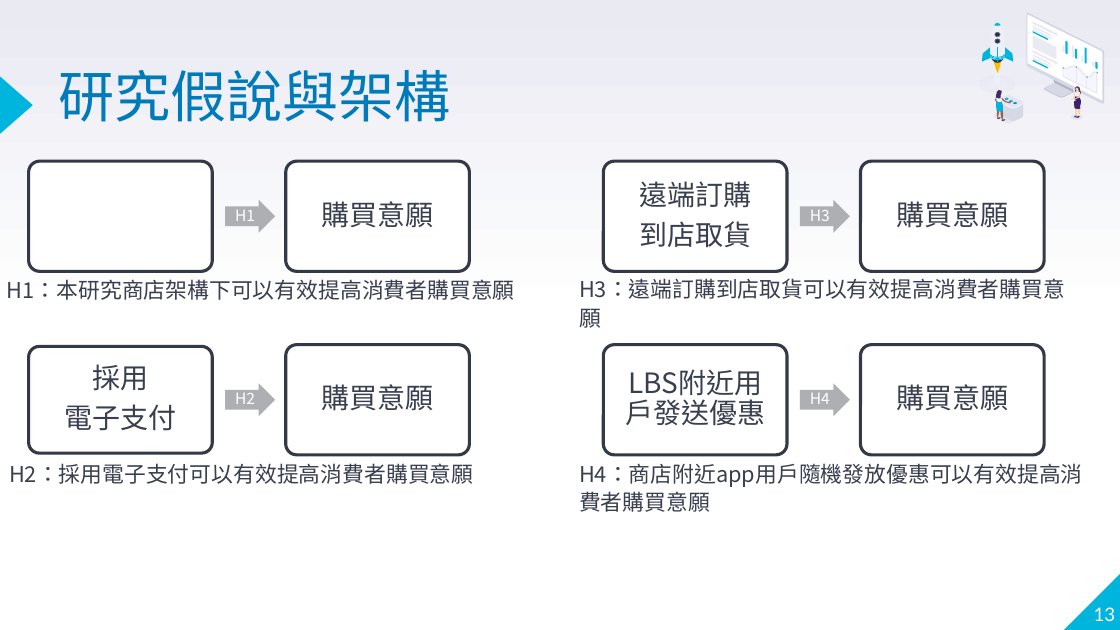
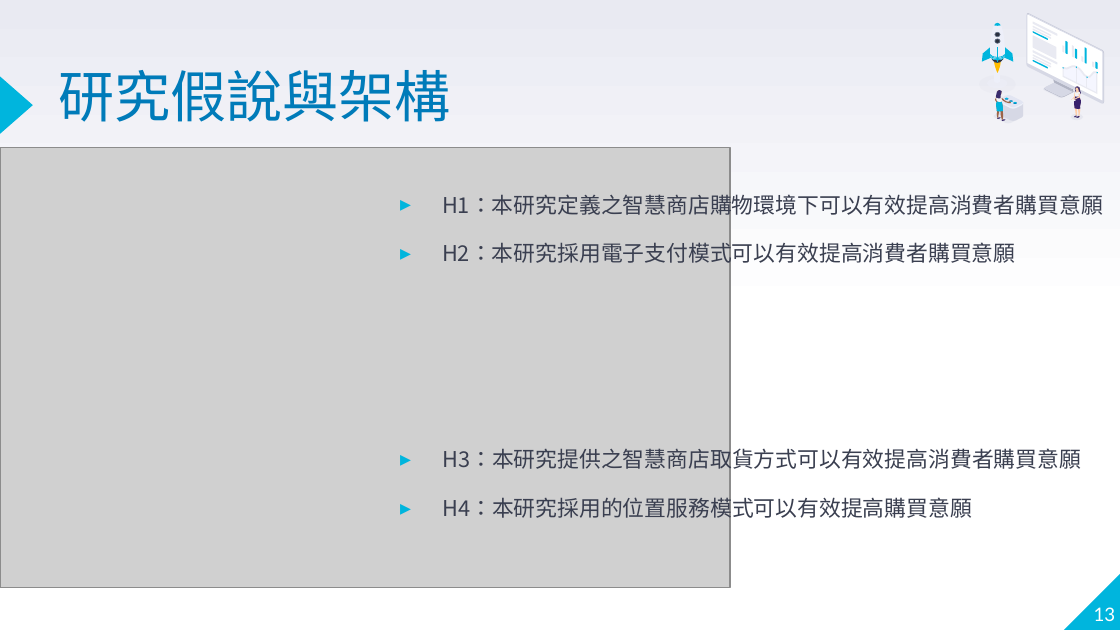
Before and after one commit to WilionLai/website, a slide deck: slide 13 of ppt/proposal_0111.pptx. Drawn at 1120x630 pixels with LibreOffice and Linux fonts; fonts in the diff are those of the drawing; grey boxes stand for pictures. Boxes give left, top, right and bottom in pixels: in the first picture for what was removed or moved away, otherwise in the second. Text is boxed around its words. In the diff, an @@ line names an element or a change of style, - is before the commit and + after.

```diff
--- a/ppt/proposal_0111.pptx
+++ b/ppt/proposal_0111.pptx
@@ picture added at (0, 147, 730, 587) @@
@@ group removed at (29, 161, 469, 271): 2 rounded rectangles, 2 texts, 1 right arrow @@
-H1
-購買意願
@@ text at (442, 191, 1103, 267): text changed; font Lato to Calibri @@
-H1：本研究商店架構下可以有效提高消費者購買意願
+▸ H1：本研究定義之智慧商店購物環境下可以有效提高消費者購買意願
+▸ H2：本研究採用電子支付模式可以有效提高消費者購買意願
@@ group removed at (604, 161, 1044, 271): 3 texts, 2 rounded rectangles, 1 right arrow @@
-遠端訂購
-到店取貨
-H3
-購買意願
@@ text removed at (579, 278, 1065, 328) @@
-H3：遠端訂購到店取貨可以有效提高消費者購買意願
@@ group removed at (29, 345, 469, 455): 3 texts, 2 rounded rectangles, 1 right arrow @@
-採用
-電子支付
-H2
-購買意願
@@ group removed at (604, 345, 1044, 455): 3 texts, 2 rounded rectangles, 1 right arrow @@
-LBS附近用戶發送優惠
-H4
-購買意願
@@ text added at (442, 446, 1081, 522), 14 pt, text #3A3F50 @@
+▸ H3：本研究提供之智慧商店取貨方式可以有效提高消費者購買意願
+▸ H4：本研究採用的位置服務模式可以有效提高購買意願
@@ text removed at (9, 463, 473, 484) @@
-H2：採用電子支付可以有效提高消費者購買意願
@@ text removed at (579, 463, 1083, 487) @@
-H4：商店附近app用戶隨機發放優惠可以有效提高消費者購買意願
```
Also in this commit, not shown: 6 other slides changed, 2 slides added, 1 other file.
